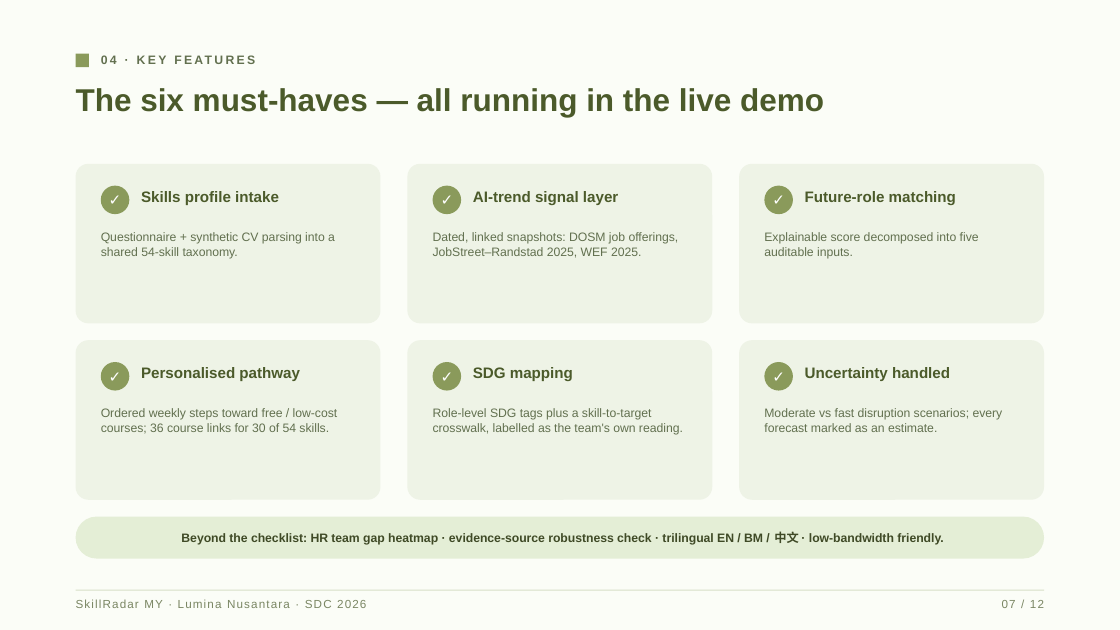
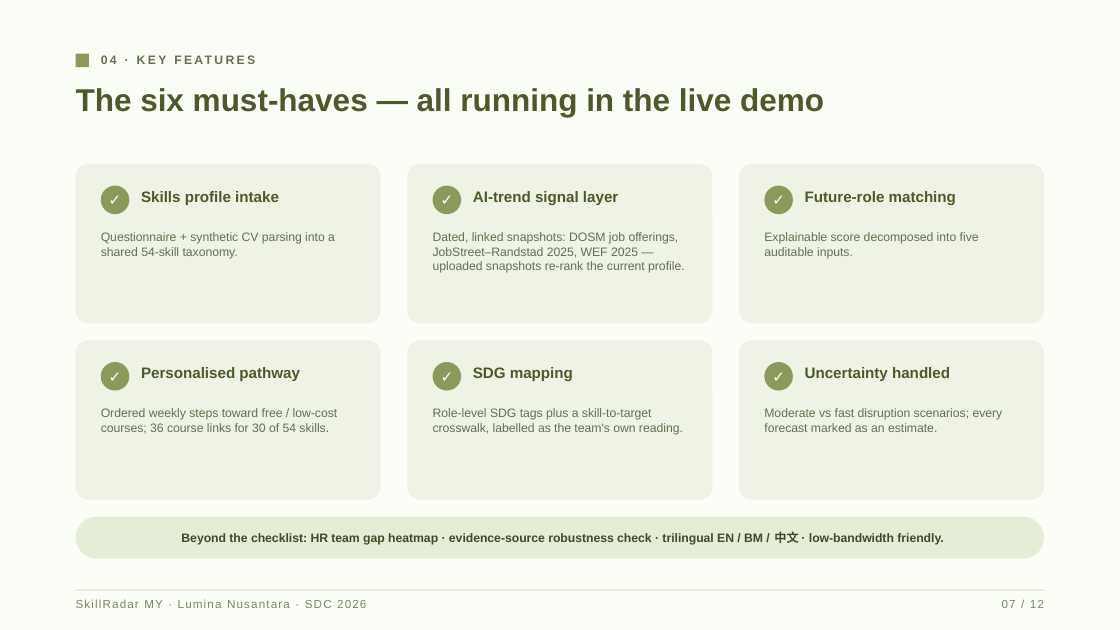
Before and after one commit to douyinlin/sdc2026-lumina-nusantara, a slide deck: slide 7 of submission/SDC2026_LuminaNusantara_SlideDeck.pptx. Drawn at 1120x630 pixels with LibreOffice and Linux fonts; fonts in the diff are those of the drawing. Boxes give left, top, right and bottom in pixels: in the first picture for what was removed or moved away, otherwise in the second. Text is boxed around its words. In the diff, an @@ line names an element or a change of style, - is before the commit and + after.

Commit message:
docs(deck): mention the in-app reviewed snapshot update

```diff
--- a/submission/SDC2026_LuminaNusantara_SlideDeck.pptx
+++ b/submission/SDC2026_LuminaNusantara_SlideDeck.pptx
@@ text at [433,232,684,273]: text changed @@
-Dated, linked snapshots: DOSM job offerings, JobStreet–Randstad 2025, WEF 2025.
+Dated, linked snapshots: DOSM job offerings, JobStreet–Randstad 2025, WEF 2025 — uploaded snapshots re-rank the current profile.
```
Also in this commit, not shown: 1 other slide changed.
